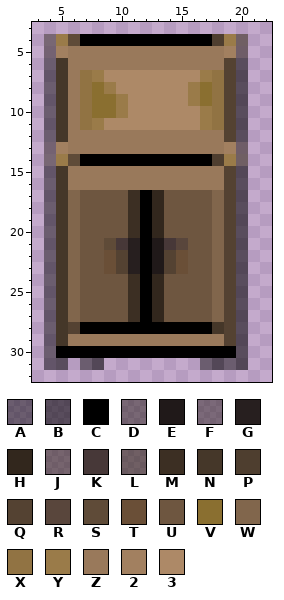
Edited in one commit: pixel-art sprite (sprite-not-final/new cabinet 2.png). The picture above was drawn from the file before the commit.
The file is 30x64 pixels. Colours within 5 levels of each other are drawn and written as one. Shown: x 3..22, y 3..32. The old version is drawn lined up with the new one, on the new canvas.
Palette (. is transparent): A #00000074  B #0000008b  C #000000  D #1c170a74  E #201919  F #241c1574  G #271f1f  H #32271d  J #34291f8b  K #473838  L #29210e8b  M #3c2f23  N #453729  P #4e3e2f  Q #544232  R #59463c  S #5f4b38  T #6a4f37  U #6e5640  V #8a6f30  W #81664c  X #917343  Y #9a7b49  Z #99795b  2 #a28060  3 #ad8967
Pixels before, first column x 4:
 4 DYSCCCCCCCCCCCPYL
 5 F2ZZZZZZZZZZZZZ2J
 6 ANZZZZZZZZZZZZZQB
 7 ANZXY33333333YXQB
 8 ANZXVY333333YVXQB
 9 ANZXVVY33333YVXQB
10 ANZXVVY333333YXQB
11 ANZXY33333333YXQB
12 ANZZZZZZZZZZZZZQB
13 F2ZZZZZZZZZZZZZ2J
14 DYSCCCCCCCCCCCPYL
15 ANZZZZZZZZZZZZZQB
16 ANZZZZZZZZZZZZZQB
17 ANWUUUUMCHUUUUWQB
18 ANWUUUUMCHUUUUWQB
19 ANWUUUUMCHUUUUWQB
20 ANWUUUUMCHUUUUWQB
21 ANWUUSKGCEKRUUWQB
22 ANWUUTQGCEQTUUWQB
23 ANWUUTQGCEQTUUWQB
24 ANWUUUUMCHUUUUWQB
25 ANWUUUUMCHUUUUWQB
26 ANWUUUUMCHUUUUWQB
27 ANWUUUUMCHUUUUWQB
28 ANQCCCCCCCCCCCNQB
29 ANZZZZZZZZZZZZZQB
30 ACCCCCCCCCCCCCCCB
31 AB.AB........ABAB
The result:
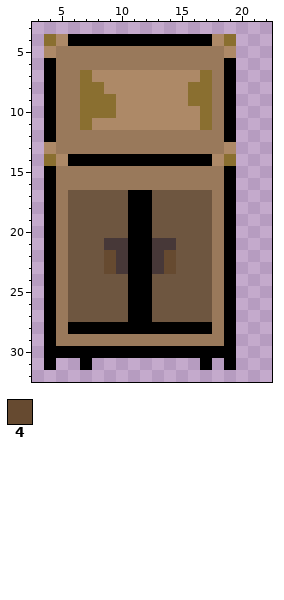
Colours new in this view: 4 #664a30
Difference:
canvas 30x64 -> 24x36, the old top-left corner now at -3,-16 (the part of the old canvas that was cut away was empty and is not shown)
y 4: x 4..6 DYS -> V3C; x 18..20 PYL -> 3V.
y 5: x 4..5 F2 -> 3Z; x 19..20 2J -> 3.
y 6: x 4..5 AN -> CZ; x 19..20 QB -> C.
y 7: x 4..5 AN -> CZ; x 7..8 XY -> V3; x 17..20 YXQB -> VZC.
y 8: x 4..5 AN -> CZ; x 7 X -> V; x 9 Y -> 3; x 16 Y -> V; x 18..20 XQB -> ZC.
y 9: x 4..5 AN -> CZ; x 7 X -> V; x 10 Y -> 3; x 16 Y -> V; x 18..20 XQB -> ZC.
y 10: x 4..5 AN -> CZ; x 7 X -> V; x 10 Y -> 3; x 17..20 YXQB -> VZC.
y 11: x 4..5 AN -> CZ; x 7..8 XY -> V3; x 17..20 YXQB -> VZC.
y 12: x 4..5 AN -> CZ; x 19..20 QB -> C.
y 13: x 4..5 F2 -> 3Z; x 19..20 2J -> 3.
y 14: x 4..6 DYS -> V3C; x 18..20 PYL -> 3V.
y 15..16: x 4..5 AN -> CZ; x 19..20 QB -> C.
y 17..20: x 4..6 ANW -> CZU; x 11 M -> C; x 13 H -> U; x 18..20 WQB -> ZC.
y 21: x 4..6 ANW -> CZU; x 9 S -> K; x 11 G -> C; x 13 E -> K; x 15 R -> U; x 18..20 WQB -> ZC.
y 22..23: x 4..6 ANW -> CZU; x 9..11 TQG -> 4KC; x 13..15 EQT -> K4U; x 18..20 WQB -> ZC.
y 24..27: x 4..6 ANW -> CZU; x 11 M -> C; x 13 H -> U; x 18..20 WQB -> ZC.
y 28: x 4..6 ANQ -> CZC; x 18..20 NQB -> ZC.
y 29: x 4..5 AN -> CZ; x 19..20 QB -> C.
y 30: x 4 A -> C; x 20 B -> .
y 31: x 4..5 AB -> C.; x 7..8 AB -> C.; x 17..20 ABAB -> C.C.
Pixel boxes of the changes (left, top, right, bottom) in both pictures:
changed: (44, 34, 248, 370)
